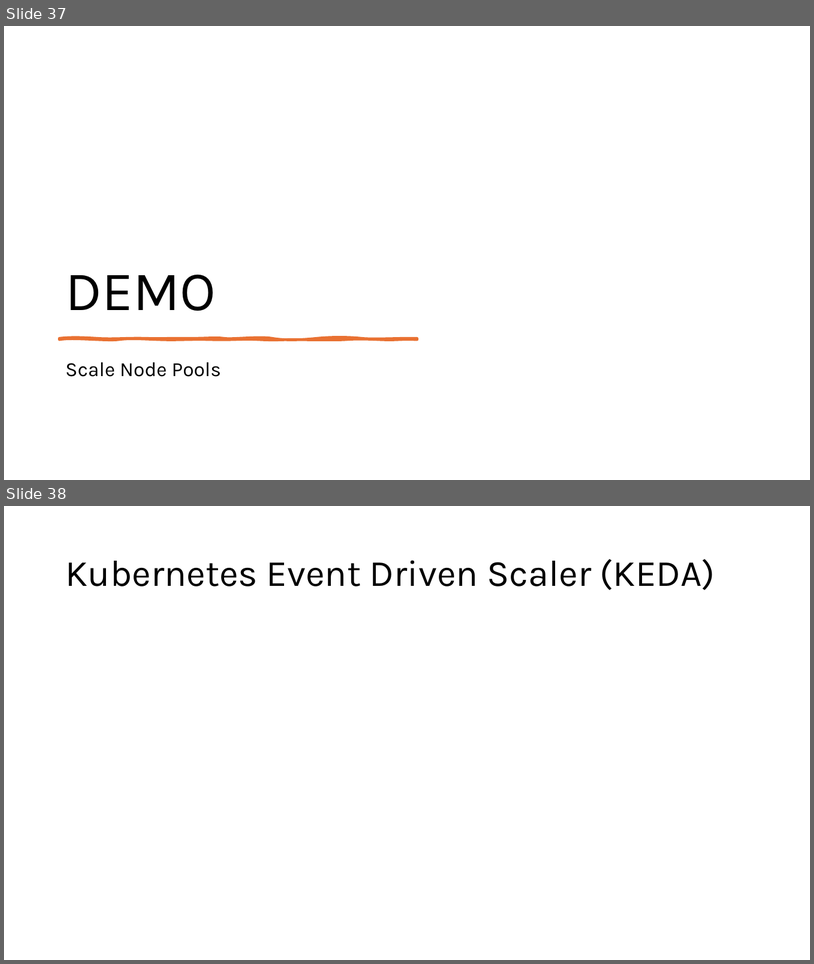
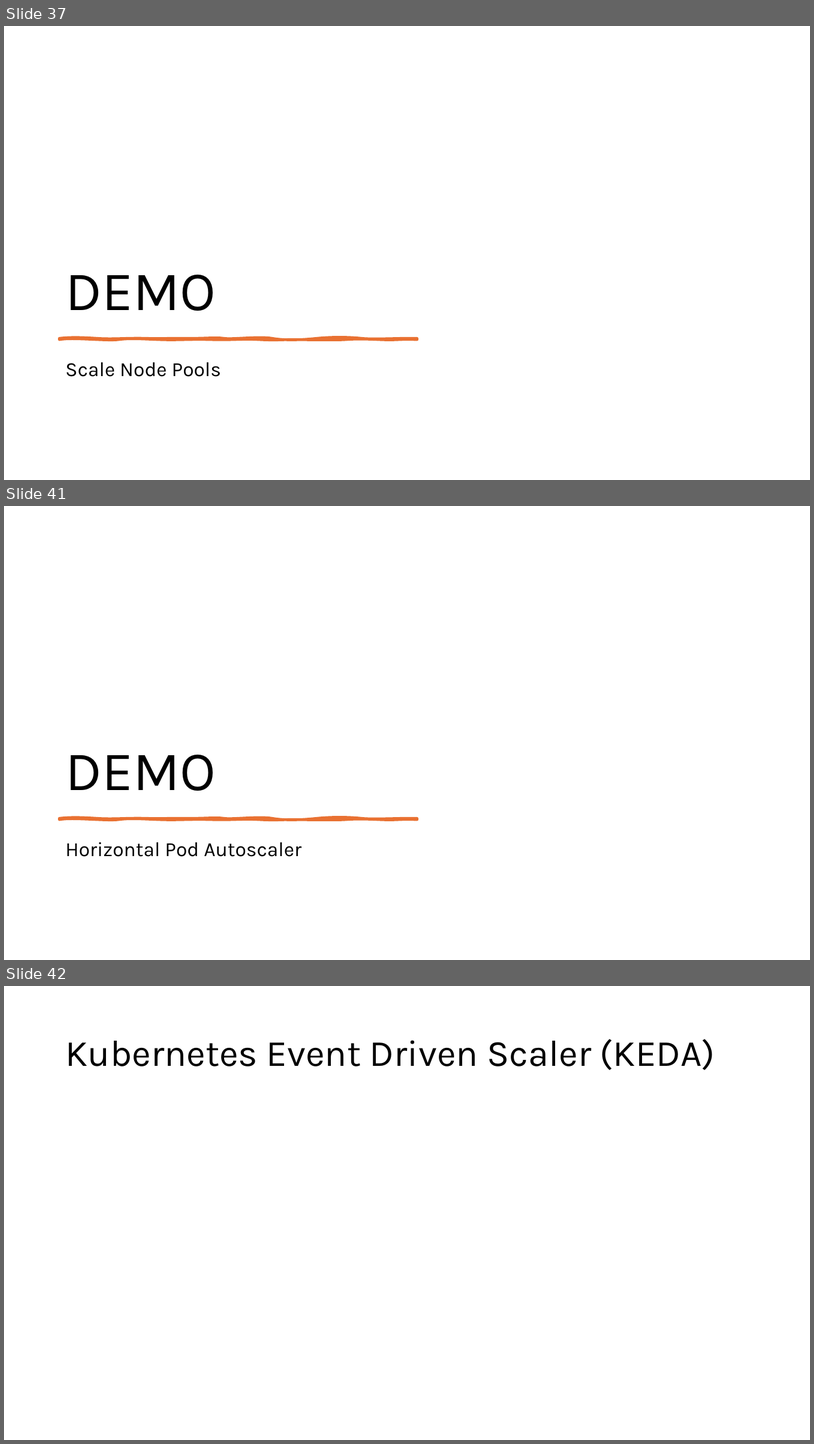
Before and after one commit to fhbilgen/AKSWorkshop, a slide deck: AKS_02_Node_Pools.pptx. Shown one above the other, each under a label of ours: slides 37 and 38 before the commit, slides 37, 41 and 42 after it; the slides between them are not shown. The pictures are 814x964 and 814x1444 pixels, drawn with LibreOffice and Linux fonts; fonts in the diff are those of the drawing. Boxes give left, top, right and bottom in pixels: in the first picture for what was removed or moved away, otherwise in the second. Text is boxed around its words. In the diff, an @@ line names an element or a change of style, - is before the commit and + after.

```diff
--- a/AKS_02_Node_Pools.pptx
+++ b/AKS_02_Node_Pools.pptx
@@ slide 41 added at box(4, 506, 810, 960), background #FFFFFF @@
@@ title added at box(65, 754, 216, 790), 66 pt, text #000000 @@
+DEMO
@@ freeform shape added at box(60, 818, 418, 819), fill #E97132, outline #E97132 3.25 pt @@
@@ text added at box(65, 842, 302, 856), 24 pt, text #000000 @@
+Horizontal Pod Autoscaler
@@ what was slide 38 is now slide 42 @@
```
Also in this commit, not shown: 7 other slides added, 2 slides removed, 6 other files.
